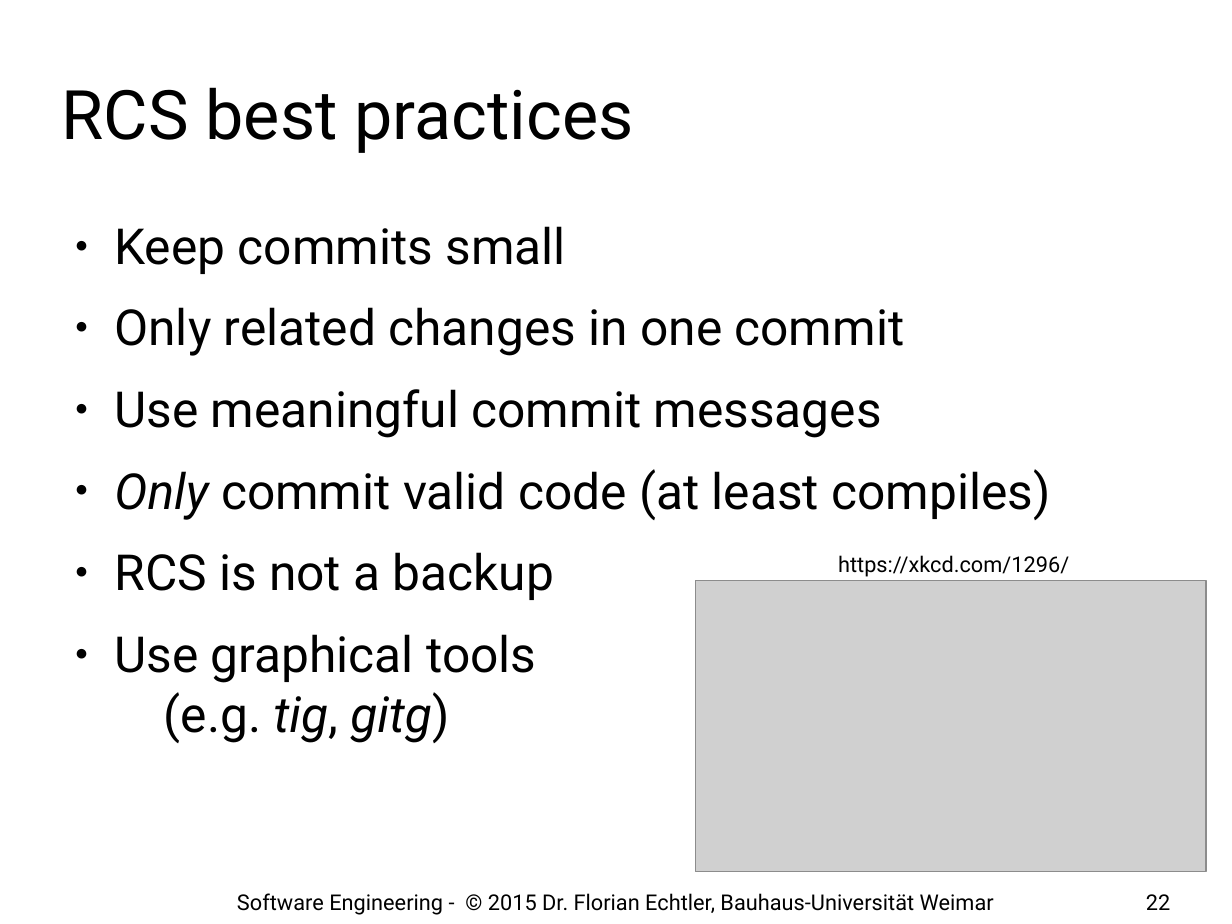
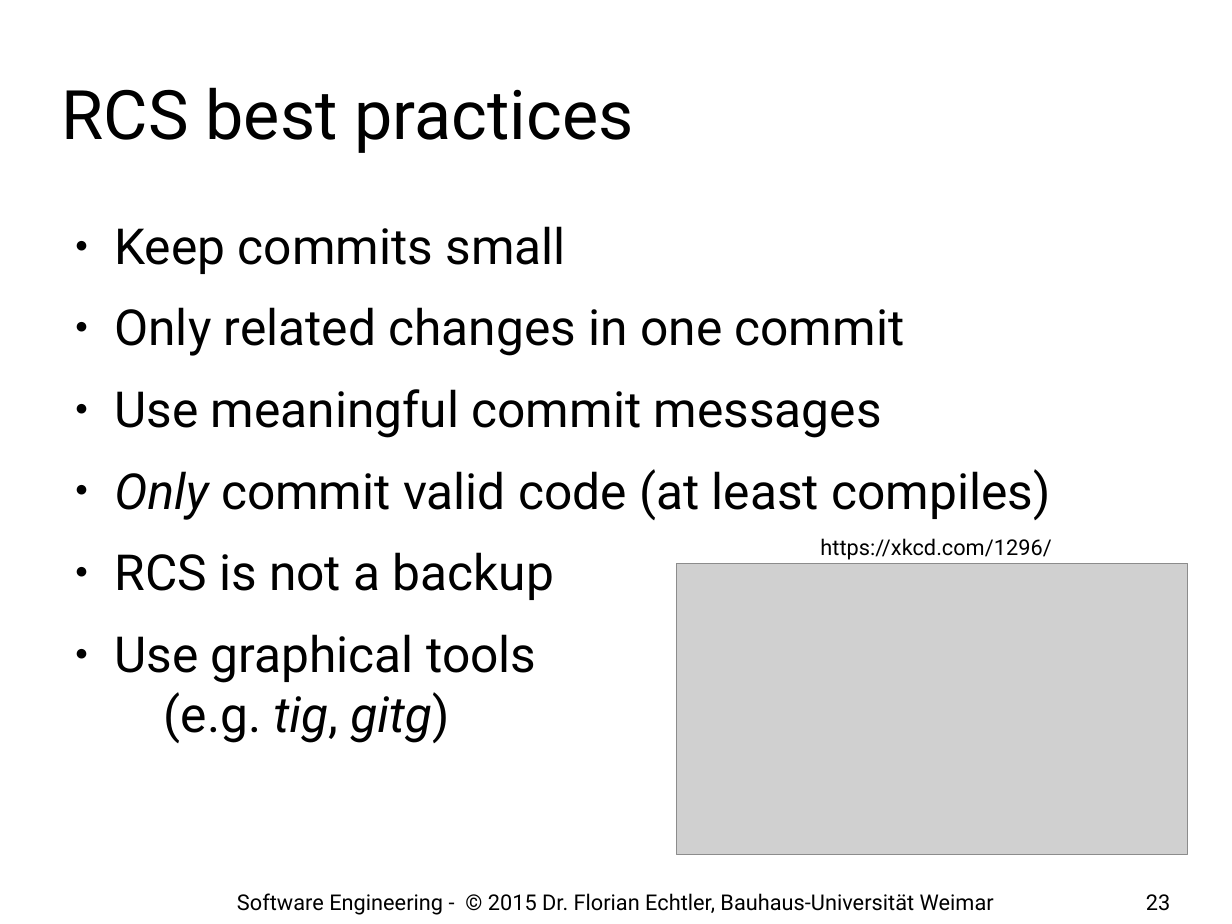
Before and after one commit to floe/software-engineering, a slide deck: slide 23 of 02-best-practices.odp (slide 22 before the commit). Drawn at 1232x924 pixels with LibreOffice and Linux fonts; fonts in the diff are those of the drawing; grey boxes stand for pictures; background and template pictures are left out. Boxes give left, top, right and bottom in pixels: in the first picture for what was removed or moved away, otherwise in the second. Text is boxed around its words. In the diff, an @@ line names an element or a change of style, - is before the commit and + after.

```diff
--- a/02-best-practices.odp
+++ b/02-best-practices.odp
@@ text "https://xkcd.com/1296/": place and size @@
-text "https://xkcd.com/1296/" at bbox=[838, 555, 1069, 577]
+text "https://xkcd.com/1296/" at bbox=[820, 538, 1051, 560]
@@ picture: place and size @@
-picture at bbox=[695, 581, 1206, 872]
+picture at bbox=[677, 563, 1188, 854]
@@ page number at bbox=[1146, 894, 1170, 911]: text changed @@
-22
+23
```
Also in this commit, not shown: 5 other slides changed, 2 slides added.
